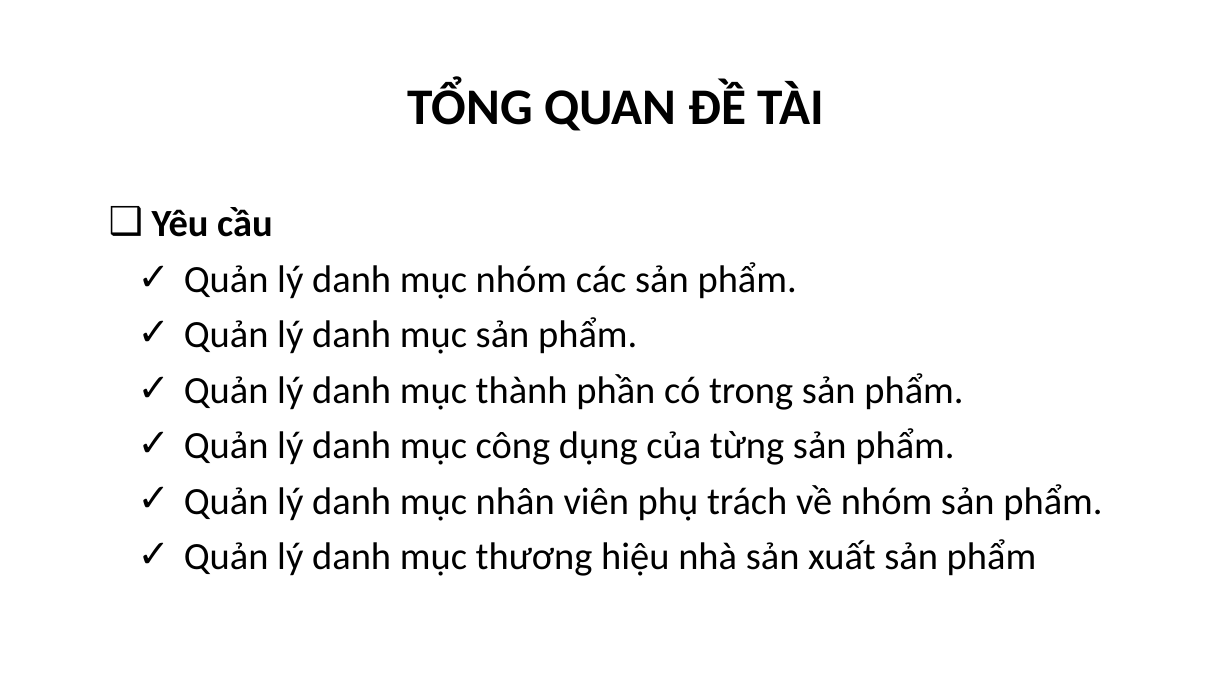
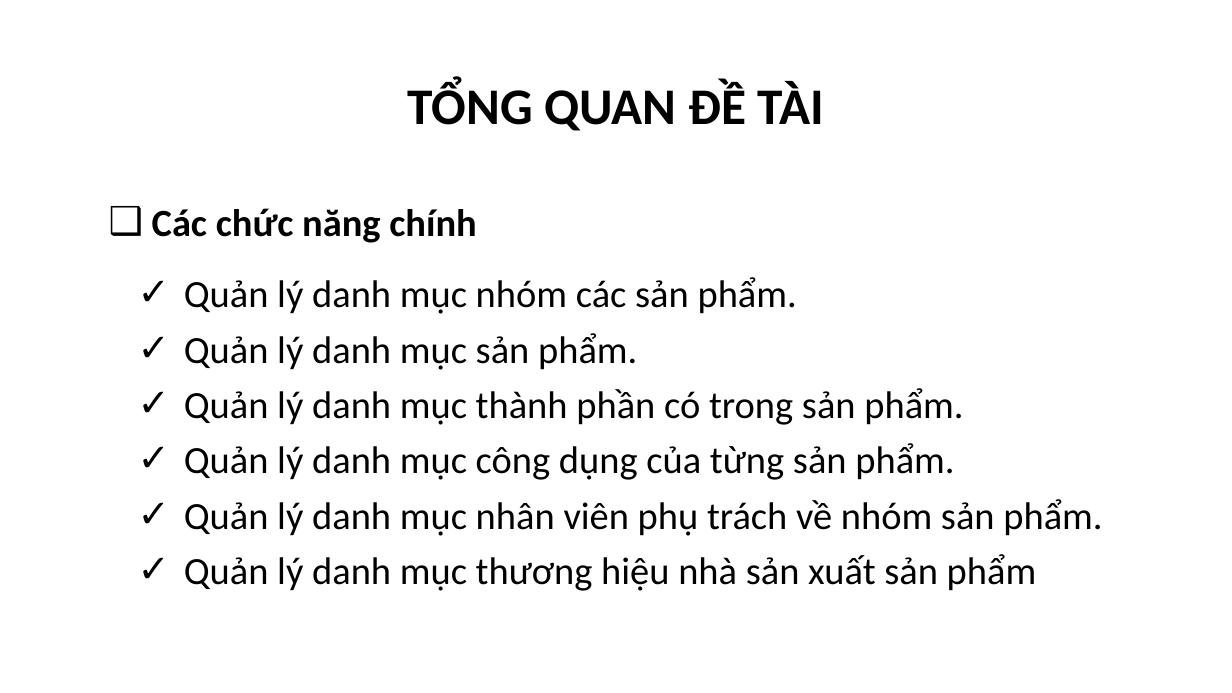
Before and after one commit to phamthevinhtv/csn-da22ttc-phamthevinh-vattunongnghiep, a slide deck: slide 6 of thesis/abs/CSN-PhamTheVinh-110122208-DA22TTC.pptx (slide 4 before the commit). Drawn at 1232x693 pixels with LibreOffice and Linux fonts; fonts in the diff are those of the drawing; background and template pictures are left out. Boxes give left, top, right and bottom in pixels: in the first picture for what was removed or moved away, otherwise in the second. Text is boxed around its words. In the diff, an @@ line names an element or a change of style, - is before the commit and + after.

```diff
--- a/thesis/abs/CSN-PhamTheVinh-110122208-DA22TTC.pptx
+++ b/thesis/abs/CSN-PhamTheVinh-110122208-DA22TTC.pptx
@@ text at bbox=[152, 208, 476, 243]: text changed @@
-❑ Yêu cầu
+❑ Các chức năng chính
```
Also in this commit, not shown: 8 other slides changed, 2 slides added, 6 other files.
